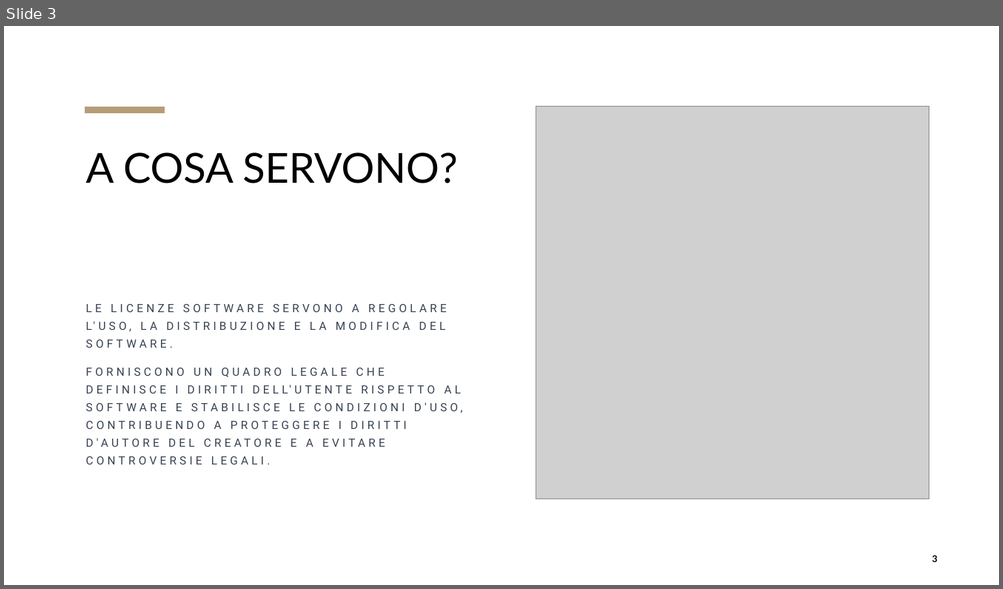
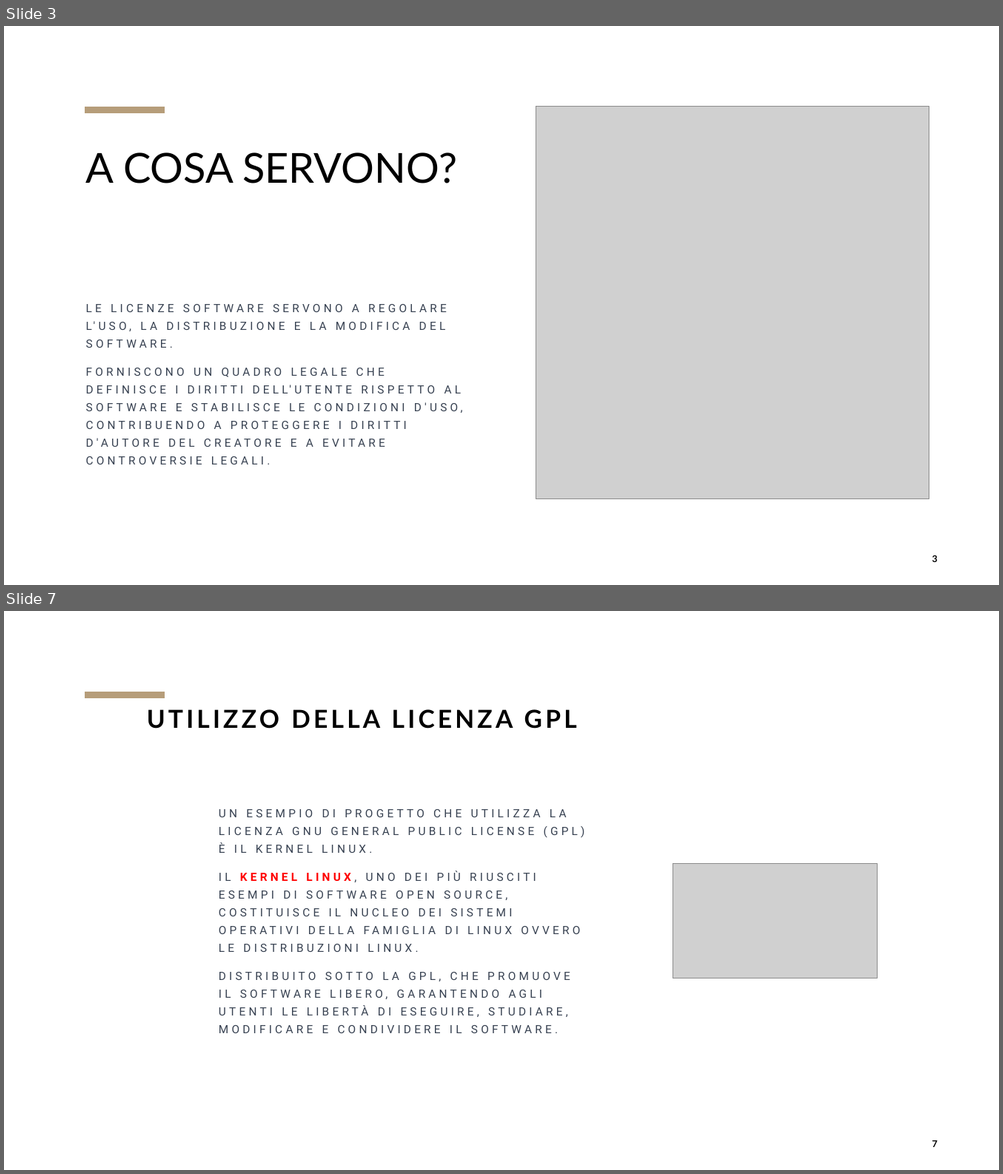
Before and after one commit to Dreadfulorca/esame, a slide deck: slide/opensource.pptx. Shown one above the other, each under a label of ours: slide 3 before the commit, slides 3 and 7 after it; the slides between them are not shown. The pictures are 1003x589 and 1003x1174 pixels, drawn with LibreOffice and Linux fonts; fonts in the diff are those of the drawing; grey boxes stand for pictures; background and template pictures are left out. Boxes give left, top, right and bottom in pixels: in the first picture for what was removed or moved away, otherwise in the second. Text is boxed around its words. In the diff, an @@ line names an element or a change of style, - is before the commit and + after.

```diff
--- a/slide/opensource.pptx
+++ b/slide/opensource.pptx
@@ slide 7 added at (4, 611, 999, 1170), background picture (left out); not listed: 1 template element that a slide beside it also shows @@
@@ subtitle added at (147, 709, 577, 729), 24 pt, text #000000, bold @@
+UTILIZZO DELLA LICENZA GPL
@@ text added at (219, 809, 585, 1034), 11 pt, text #374151 @@
+UN ESEMPIO DI PROGETTO CHE UTILIZZA LA LICENZA GNU GENERAL PUBLIC LICENSE (GPL) È IL KERNEL LINUX.
+IL KERNEL LINUX, UNO DEI PIÙ RIUSCITI ESEMPI DI SOFTWARE OPEN SOURCE, COSTITUISCE IL NUCLEO DEI SISTEMI OPERATIVI DELLA FAMIGLIA DI LINUX OVVERO LE DISTRIBUZIONI LINUX.
+DISTRIBUITO SOTTO LA GPL, CHE PROMUOVE IL SOFTWARE LIBERO, GARANTENDO AGLI UTENTI LE LIBERTÀ DI ESEGUIRE, STUDIARE, MODIFICARE E CONDIVIDERE IL SOFTWARE.
@@ picture added at (672, 864, 877, 979) @@
@@ page number added at (932, 1141, 937, 1147), 9 pt, text #000000, bold @@
+7
```
Also in this commit, not shown: 7 slides changed, 14 other slides added, 1 other file.
